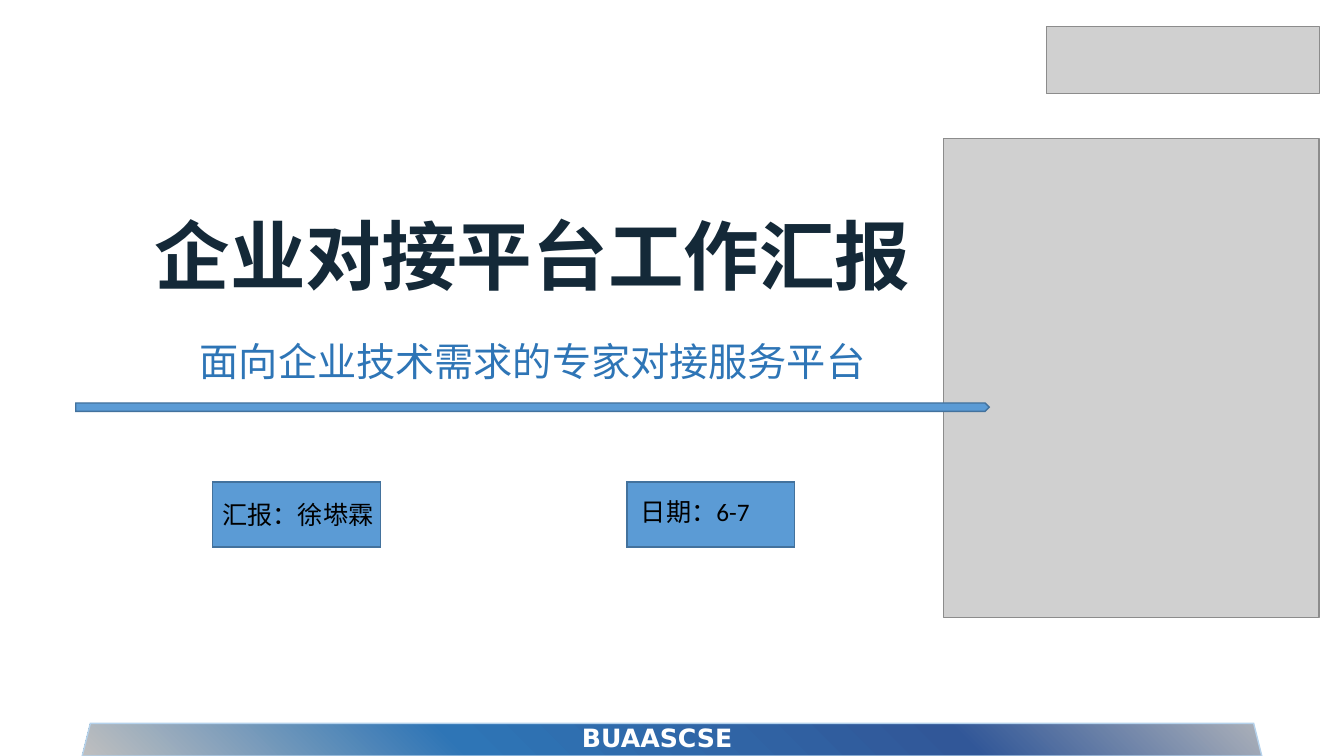
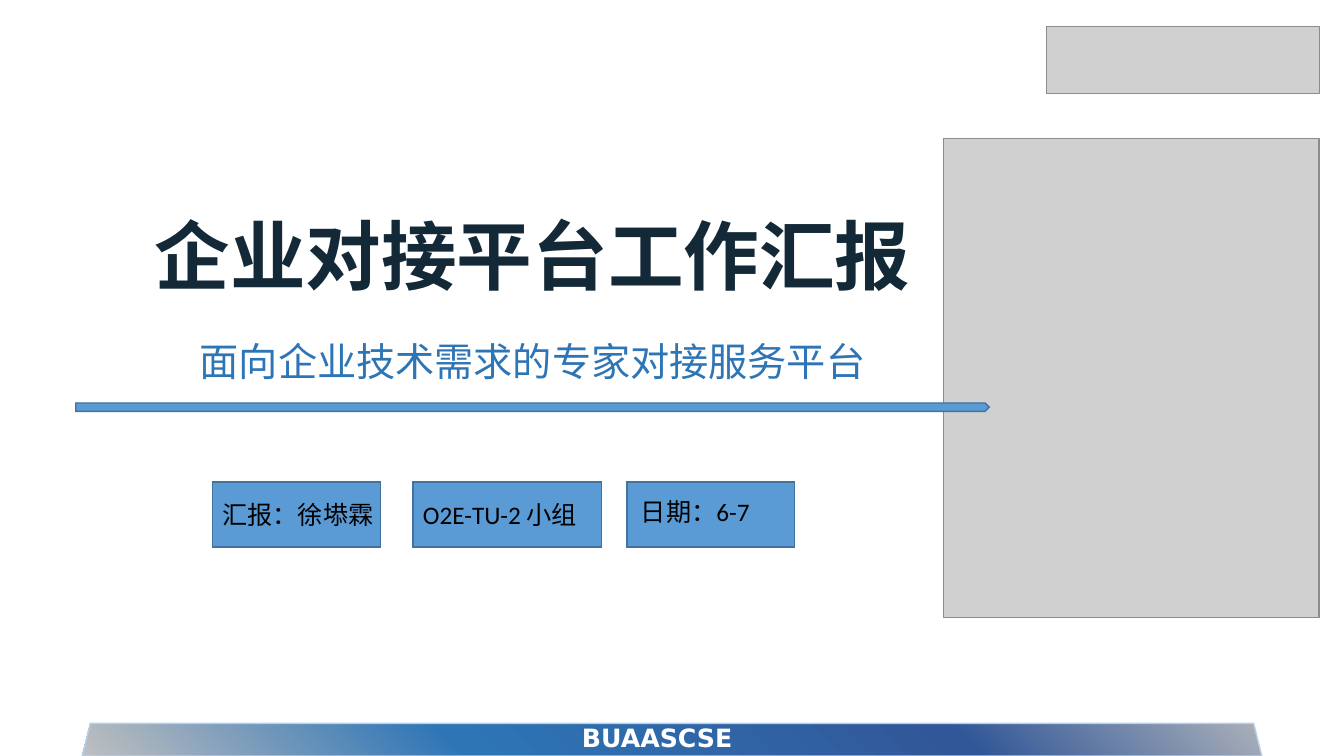
Before and after one commit to SE-MCDB/SE2022_doc, a slide deck: slide 1 of Weekly/汇报/O2E-TU-2_汇报_0607.pptx. Drawn at 1344x756 pixels with LibreOffice and Linux fonts; fonts in the diff are those of the drawing; grey boxes stand for pictures. Boxes give left, top, right and bottom in pixels: in the first picture for what was removed or moved away, otherwise in the second. Text is boxed around its words. In the diff, an @@ line names an element or a change of style, - is before the commit and + after.

```diff
--- a/Weekly/汇报/O2E-TU-2_汇报_0607.pptx
+++ b/Weekly/汇报/O2E-TU-2_汇报_0607.pptx
@@ rectangle added at box(413, 482, 602, 547), fill #5B9BD5, outline #43739E 1 pt @@
@@ text added at box(423, 503, 577, 526), 18 pt, text #000000 @@
+O2E-TU-2 小组
```
Also in this commit, not shown: 12 other files.
